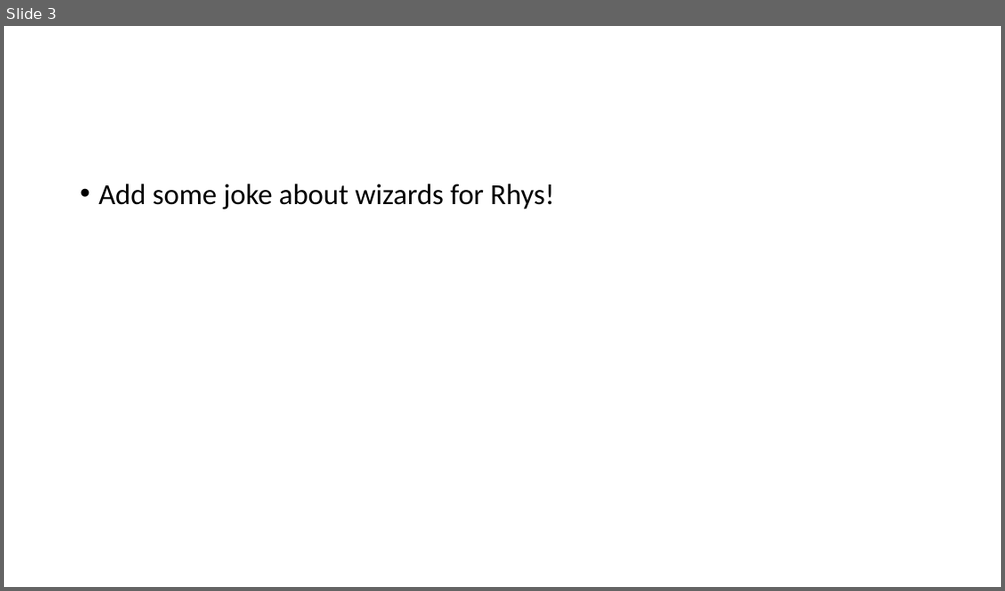
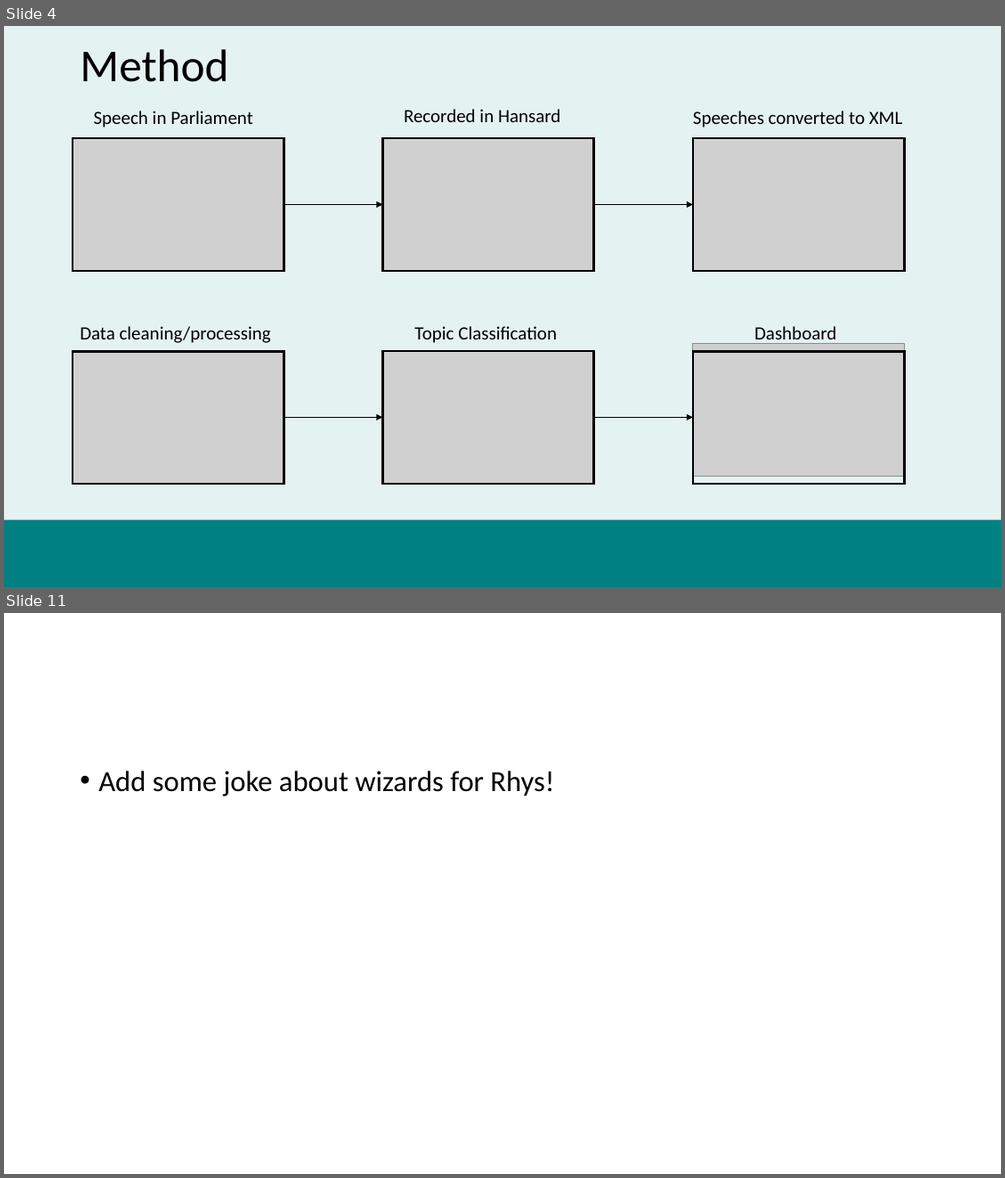
Before and after one commit to datasciencecampus/uk-parliament-stats, a slide deck: user-engagement/fpp-presentation.pptx. Shown one above the other, each under a label of ours: slide 3 before the commit, slides 4 and 11 after it; the slides between them are not shown. The pictures are 1005x591 and 1005x1178 pixels, drawn with LibreOffice and Linux fonts; fonts in the diff are those of the drawing; grey boxes stand for pictures; background and template pictures are left out. Boxes give left, top, right and bottom in pixels: in the first picture for what was removed or moved away, otherwise in the second. Text is boxed around its words. In the diff, an @@ line names an element or a change of style, - is before the commit and + after.

```diff
--- a/user-engagement/fpp-presentation.pptx
+++ b/user-engagement/fpp-presentation.pptx
@@ slide 4 added at (4, 26, 1001, 587), background #008080 at 10% opacity @@
@@ title added at (80, 49, 228, 82), 44 pt, text #000000 @@
+Method
@@ text added at (94, 111, 253, 127), 18 pt, text #000000 @@
+Speech in Parliament
@@ text added at (404, 109, 560, 122), 18 pt, text #000000 @@
+Recorded in Hansard
@@ text added at (693, 111, 903, 127), 18 pt, text #000000 @@
+Speeches converted to XML
@@ picture added at (73, 138, 284, 271) @@
@@ rectangle added at (73, 138, 284, 271), outline #000000 2.25 pt @@
@@ picture added at (382, 138, 594, 271) @@
@@ rectangle added at (382, 138, 594, 271), outline #000000 2.25 pt @@
@@ picture added at (693, 138, 905, 272) @@
@@ rectangle added at (693, 138, 905, 271), outline #000000 2.25 pt @@
@@ arrow added from (283, 205) to (382, 205), #000000 1 pt @@
@@ arrow added from (594, 205) to (693, 205), #000000 1 pt @@
@@ text added at (80, 326, 271, 343), 18 pt, text #000000 @@
+Data cleaning/processing
@@ text added at (414, 326, 557, 343), 18 pt, text #000000 @@
+Topic Classification
@@ picture added at (693, 344, 905, 476) @@
@@ text added at (754, 326, 836, 344), 18 pt, text #000000 @@
+Dashboard
@@ picture added at (73, 351, 284, 483) @@
@@ rectangle added at (73, 351, 284, 483), outline #000000 2.25 pt @@
@@ picture added at (382, 351, 594, 483) @@
@@ rectangle added at (382, 351, 594, 483), outline #000000 2.25 pt @@
@@ rectangle added at (693, 351, 905, 483), outline #000000 2.25 pt @@
@@ arrow added from (283, 417) to (382, 417), #000000 1 pt @@
@@ arrow added from (594, 417) to (693, 417), #000000 1 pt @@
@@ rectangle added at (4, 520, 1001, 587), fill #008080 @@
@@ what was slide 3 is now slide 11 @@
```
Also in this commit, not shown: 1 slide changed, 8 other slides added, 2 slides removed, 1 other file.
